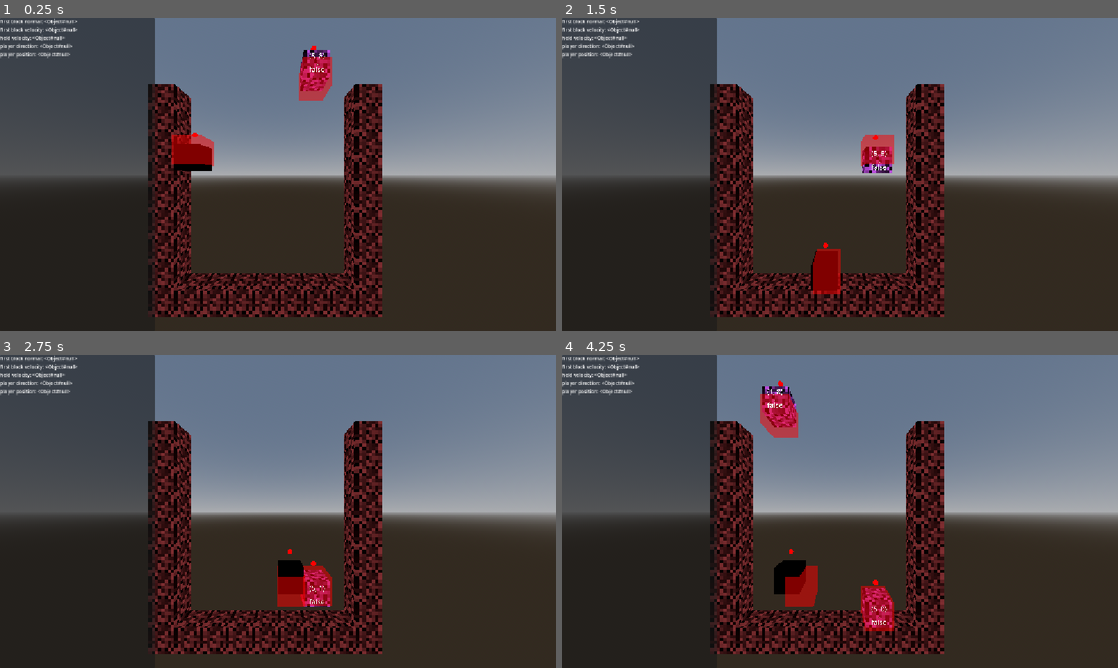
Above: before the commit, frames 1-4 (two rows, left to right).
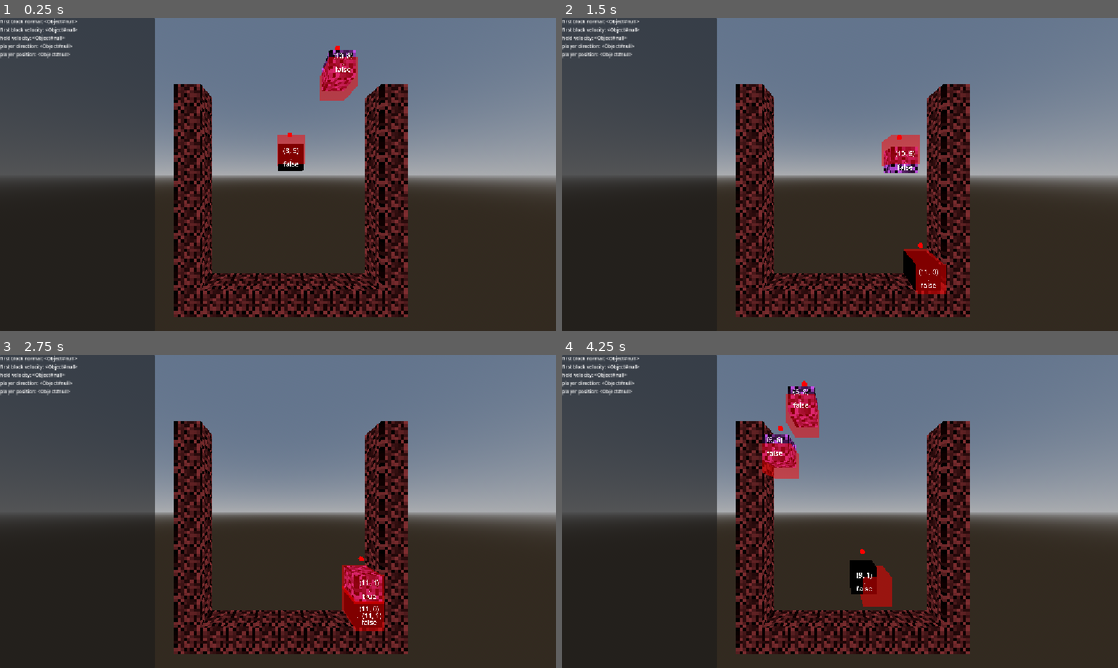
Above: after the commit, the same moments.

Repository: pinto-3d/woods
Game: Godot game, scene res://root.tscn
Same seed, same stepped clock (60 frames per second), same inputs: the game is played once before the commit and once after it.
Inputs:
- Up to frame 1 (0.25 s): no input
- Up to frame 2 (1.5 s): hold D (right) 0.53-1.28 s; tap L (place) at 0.6 s; tap Space (jump) at 0.77 s; hold S (down) from 1.28 s (still down); tap Shift (interact) at 1.35 s
- Up to frame 3 (2.75 s): tap Space (jump) at 1.52 s; tap L (place) at 1.55, 2.1 s; release S (down) at 2.03 s; hold D (right) from 2.03 s (still down)
- Up to frame 4 (4.25 s): release D (right) at 2.78 s; hold W (up) 2.78-3.53 s; tap L (place) at 2.85, 3.8 s; tap Space (jump) at 3.02, 3.77 s; hold A (left) from 3.53 s (still down); tap Shift (interact) at 3.6 s

The runs differ from the first frame. In frame 1, 15% of the frame differs, in the area x 26-74%, y 8-96%; in frame 2, 15%; in frame 3, 15%; in frame 4, 17%.
Error in both runs: Trying to assign value of type 'Node' to a variable of type 'Node3D'. (res://grid_manager.gd:27)

Commit message:
offset the stage to fix issues with blocks spawning. added debug text to player

Diff:
--- a/woods/entity/block/basic_block.tscn
+++ b/woods/entity/block/basic_block.tscn
@@ -15,6 +15,7 @@
 height = 0.2
 
 [node name="Block" type="CharacterBody3D" unique_id=1221345012]
+collision_mask = 3
 velocity = Vector3(0, -3, 0)
 script = ExtResource("1_jnckp")
 TINT = Color(0.764511, 0.31714985, 0.90369445, 1)
--- a/woods/entity/block/block.gd
+++ b/woods/entity/block/block.gd
@@ -12,7 +12,6 @@
 var _tint
 var _resolution
 
-var debugLabel3d: Label3D
 
 func _init() -> void:
 	super._init()
@@ -21,7 +20,6 @@
 	super._ready()
 	mesh = $MeshInstance3D
 	col = $CollisionShape3D
-	debugLabel3d = get_node_or_null("DebugLabel3D")
 	TEX_SEED = global_position.x
 
 	mesh.material_override.set("shader_parameter/seed", TEX_SEED);
@@ -60,18 +58,6 @@
 			_resolution = RESOLUTION
 		return
 	super._process(delta)
-	if debugLabel3d:
-		debugLabel3d.text = ""
-		var v2 = GridManager.i.get_entity_grid_pos(self)
-		if v2:
-			debugLabel3d.text += str(v2) + "\n"
-		if heldEntity:
-			v2 = GridManager.i.get_entity_grid_pos(heldEntity)
-			if v2:
-				debugLabel3d.text += ".  "+str(v2) + "\n"
-		else:
-				debugLabel3d.text += ".  " + "\n"
-		debugLabel3d.text += str(isHeld) + "\n"
 
 func set_color(color: Color):
 
--- a/woods/entity/player/player.tscn
+++ b/woods/entity/player/player.tscn
@@ -27,6 +27,7 @@
 height = 0.2
 
 [node name="Player" type="CharacterBody3D" unique_id=898077056]
+collision_layer = 2
 script = ExtResource("1_4pl66")
 
 [node name="WorldEnvironment" type="WorldEnvironment" parent="." unique_id=1514212927]
@@ -56,9 +57,19 @@
 [node name="Left" type="RayCast3D" parent="GroundRay" unique_id=979170700]
 transform = Transform3D(1, 0, 0, 0, 1, 0, 0, 0, 1, -0.375, -0.5, 0)
 target_position = Vector3(0, -0.1, 0)
+hit_from_inside = true
 
 [node name="HoldPoint" type="Node3D" parent="." unique_id=1166473859]
 transform = Transform3D(1, 0, 0, 0, 1, 0, 0, 0, 1, 0, 1, 0)
 
 [node name="MeshInstance3D" type="MeshInstance3D" parent="HoldPoint" unique_id=1911151710]
 mesh = SubResource("SphereMesh_7amsx")
+
+[node name="DebugLabel3D" type="Label3D" parent="." unique_id=816668699]
+transform = Transform3D(1, 0, 0, 0, 1, 0, 0, 0, 1, 0, 0, 0.5212679)
+text = "asdfasdf
+asdfasdf
+asdfasdf"
+font_size = 52
+outline_size = 8
+line_spacing = -20.0
--- a/woods/root.tscn
+++ b/woods/root.tscn
@@ -12,10 +12,10 @@
 [node name="root" type="Node3D" unique_id=227208465]
 
 [node name="Player" parent="." unique_id=898077056 instance=ExtResource("1_pyidc")]
-transform = Transform3D(1, 0, 0, 0, 1, 0, 0, 0, 1, 0, 5, 0)
+transform = Transform3D(1, 0, 0, 0, 1, 0, 0, 0, 1, 8, 5, 0)
 
 [node name="Camera3D" type="Camera3D" parent="." unique_id=1056890238]
-transform = Transform3D(1, 0, 0, 0, 1, 0, 0, 0, 1, 3.5, 4, 5.8493586)
+transform = Transform3D(1, 0, 0, 0, 1, 0, 0, 0, 1, 7.5, 4, 5.8493586)
 fov = 96.9
 
 [node name="LevelManager" type="Node3D" parent="." unique_id=171994457]
--- a/woods/scripts/entity.gd
+++ b/woods/scripts/entity.gd
@@ -47,6 +47,8 @@
 var debugCubeScene: PackedScene = load("res://debug_cube.tscn")
 var debugGridPosition: MeshInstance3D
 
+var debugLabel3d: Label3D
+
 const MAX_COLLISIONS = 6
 
 var direction: RelativeDirection = RelativeDirection.RIGHT
@@ -66,14 +68,28 @@
 		debugGridPosition = await NodeSpawner.spawn(debugCubeScene, get_tree())
 		debugGridPosition.reparent(self, false)
 		debugGridPosition.position = position
+
+	debugLabel3d = get_node_or_null("DebugLabel3D")
 	pass
 
 func _process(delta: float) -> void:
-	pass
+	if debugLabel3d:
+		debugLabel3d.text = ""
+		var v2 = GridManager.i.get_entity_grid_pos(self)
+		if v2:
+			debugLabel3d.text += str(v2) + "\n"
+		if heldEntity:
+			v2 = GridManager.i.get_entity_grid_pos(heldEntity)
+			if v2:
+				debugLabel3d.text += ".  "+str(v2) + "\n"
+		else:
+				debugLabel3d.text += ".  " + "\n"
+		debugLabel3d.text += str(isHeld) + "\n"
 
 func _set_is_on_ground():
 	isOnGround = false;
 	for ray in groundRays:
+		ray.force_raycast_update()
 		if ray.is_colliding():
 			isOnGround = true
 			break
--- a/woods/scripts/level_manager.gd
+++ b/woods/scripts/level_manager.gd
@@ -36,6 +36,7 @@
 
 var mode: Mode = Mode.Off
 @export var dimensions: Vector2 = Vector2(7, 9)
+var offset: Vector2 = Vector2(5, 0);
 
 var immovableBlockScene: PackedScene = load("res://entity/block/immovable_block.tscn")
 var basicBlockScene: PackedScene = load("res://entity/block/basic_block.tscn")
@@ -45,17 +46,17 @@
 
 var topLeft: Vector2:
 	get:
-		return Vector2(0, dimensions.y)
+		return Vector2(0, dimensions.y) + offset
 var topRight: Vector2:
 	get:
-		return Vector2(dimensions.x, dimensions.y)
+		return Vector2(dimensions.x, dimensions.y) + offset
 
 @export var doUpdate: bool = false
 
 func _ready() -> void:
 	if Engine.is_editor_hint():
 		return
-	generate_level(dimensions)
+	generate_level(dimensions, offset)
 	set_mode(Mode.SendingBlocks)
 
 	if LevelManager.i:
@@ -67,7 +68,7 @@
 func _process(delta: float) -> void:
 	if Engine.is_editor_hint():
 		if doUpdate:
-			generate_level(dimensions)
+			generate_level(dimensions, offset)
 			doUpdate = false
 			pass
 	pass
@@ -121,7 +122,7 @@
 	pass
 
 func spawn_block_from_current_pool():
-	var randx: int = randi_range(0, dimensions.x-1)
+	var randx: int = topLeft.x + randi_range(0, dimensions.x-1)
 	var pos: Vector2 = Vector2(randx, topLeft.y)
 
 	var chosenScene: PackedScene = basicBlockScene
--- a/woods/scripts/player.gd
+++ b/woods/scripts/player.gd
@@ -112,10 +112,10 @@
 func place(pos: Vector2i):
 	if heldEntity:
 		heldEntity.was_thrown()
-		heldEntity.reparent(GridManager.i.root, true)
 		self.remove_collision_exception_with(heldEntity)
 		GridManager.i.grid_to_position(pos)
 		heldEntity.global_position = Vector3(pos.x, pos.y, 0)
+		heldEntity.reparent(GridManager.i.root, true)
 		heldEntity = null
 	pass
 
